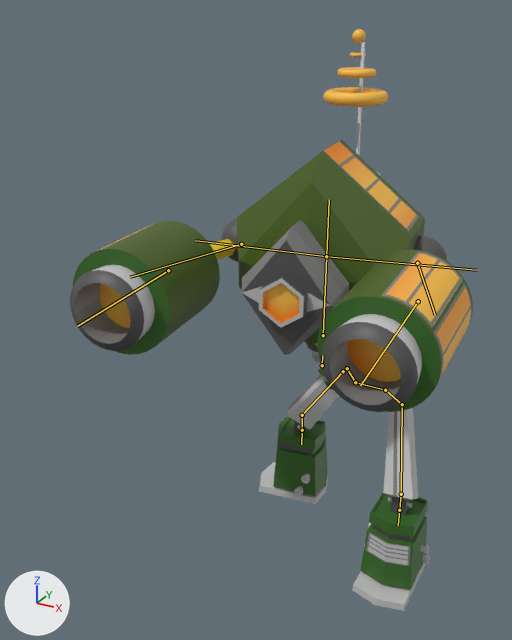
Before and after pictures for a commit that changed the FBX model Content/Characters/Robot/robot1.fbx.
One viewpoint serves both versions: a camera (50 mm lens) standing at (2.03, -4.44, 4.12) and looking at (-0.29, -0.22, 2.01). Arrows for +X, +Y and +Z are at lower left; the lights stay in place. The older version comes first. Both versions are drawn at frame 10 of the action 'Armature|QuickAttack'; the numbers are the values there. The bones that bend it are drawn over the model as lines.
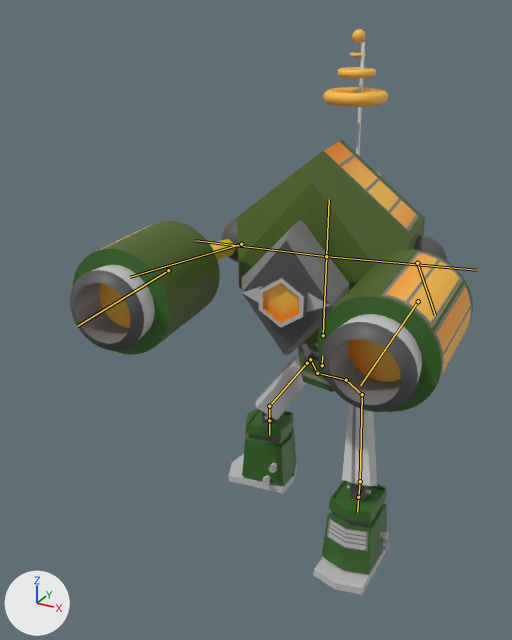
What differs and where, as boxes (x1, y1, x2, y2) in the pictures (512 x 640 px):
'Cube', posed
    before: (70, 29, 473, 611)
    after: (70, 29, 473, 595)
bone 'Bone.001', root to tip
    before: (355, 382) to (385, 390)
    after: (317, 373) to (346, 380)
bone 'Bone.006', root to tip
    before: (355, 382) to (347, 368)
    after: (317, 373) to (310, 359)

The change in detail:
Bone 'Bone.001' (bone_bone_001) moves from (-0.25, 0.26, -0.01) to (0.04, 0.11, -0.01).
Bone 'Bone.006' (bone_bone_006) moves from (0.25, -0.26, -0.01) to (-0.04, -0.11, -0.01).
